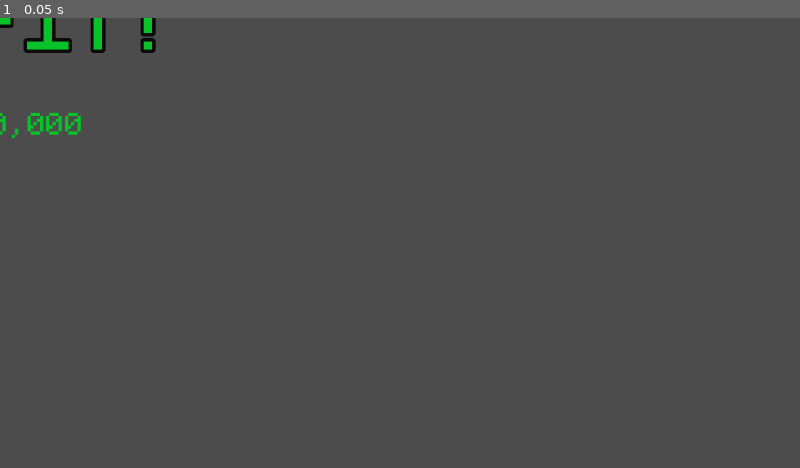
Above: before the commit, frame 1.
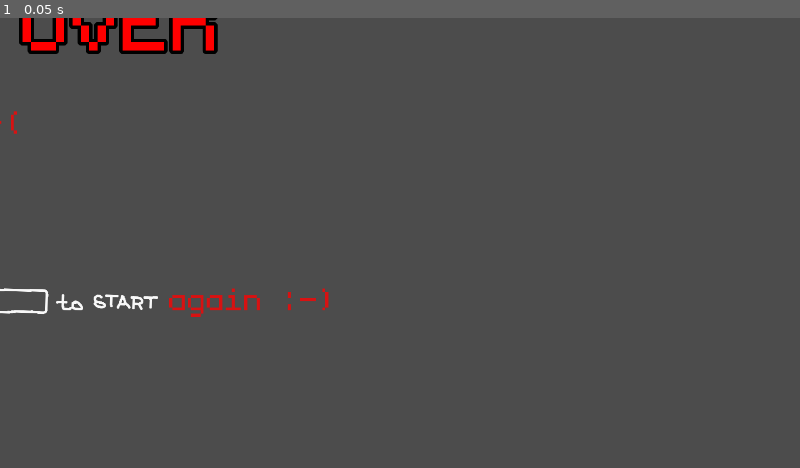
Above: after the commit, the same moment.

Repository: astanin/moonshot-express
Game: Godot game, scene res://scenes/RoundSummary.tscn
The game is run twice, just before and just after one commit, with the same random seed, the same clock (stepped at 60 frames per second) and the same inputs. This scene is started directly instead of the project's main scene.
Inputs:
- Up to frame 1 (0.05 s): no input

The runs differ from the first frame. In frame 1, 2.3% of the frame differs, in the area x 0-42%, y 0-67%.

Commit message:
add Game Over screen

Diff:
--- a/scenes/MainScene.gd
+++ b/scenes/MainScene.gd
@@ -20,6 +20,12 @@
 export var AvgLaunchCost = 800_000_000.0
 
 
+func reset_balance():
+	var balance = get_node("BalanceSheet")
+	balance.reset(StartingCash)
+	balance.visible = false
+
+
 # Called when the node enters the scene tree for the first time.
 func _ready():
 	randomize()
@@ -28,10 +34,8 @@
 	Rocket.visible = true
 	Input.set_mouse_mode(Input.MOUSE_MODE_HIDDEN)
 	get_node("tip_move_and_place").hide()
-	var balance = get_node("BalanceSheet")
-	balance.reset(StartingCash)
-	balance.visible = false
 	get_node("RoundSummary").visible = false
+	reset_balance()
 
 
 func cleanup_container(container):
@@ -45,6 +49,10 @@
 	RocketStatus = "IsLaunching"
 	if WheelVisible:
 		WheelAnimation.play("HideWheel")
+	else: # Wheel animation is still playing probably
+		WheelAnimation.stop()
+		Wheel.visible = false
+		Wheel.active = false
 	RocketAnimation.play("RocketLaunch")
 	var fx = get_node("SoundFX/RocketLaunch")
 	fx.play()
@@ -59,6 +67,7 @@
 	RocketAnimation.play("RocketLanding")
 	RocketStatus = "IsLanding"
 	get_node("SoundFX/RocketLanding").play()
+	get_node("RoundSummary").visible = false
 	RoundState = "BeginRound"
 	var balance = get_node("BalanceSheet")
 	balance.visible = true
@@ -68,14 +77,17 @@
 
 
 func _process(delta):
-	if Input.is_action_just_pressed("start") and RocketStatus == "InSpace":
+	var RoundSummary = get_node("RoundSummary")
+	if Input.is_action_just_pressed("start") and RoundSummary.visible:
+		if get_node("BalanceSheet").cash <= 0:
+			reset_balance()
+		RoundSummary.visible = false
 		land_rocket()
-	if Input.is_action_pressed("launch_rocket") and RocketStatus == "Landed":
+	elif Input.is_action_just_pressed("start") and RocketStatus == "InSpace":
+		land_rocket()
+	elif Input.is_action_pressed("launch_rocket") and RocketStatus == "Landed":
 		launch_rocket()
-	if Input.is_action_just_pressed("start") and RoundState == "RoundSummary":
-		get_node("RoundSummary").visible = false
-		land_rocket()
-	if Input.is_key_pressed(KEY_M):
+	elif Input.is_key_pressed(KEY_M):
 		var audio = get_node("Soundtrack/MainTheme")
 		if audio.is_playing():
 			if audio.get_playback_position() > 1:
@@ -177,9 +189,14 @@
 	return n_s
 
 
-func show_summary(profit, _cash):
+func show_summary(profit, cash):
 	get_node("RoundSummary").visible = true
-	if profit > 0:
+	if cash <= 0:
+		var s = format_money(profit)
+		get_node("RoundSummary/GameOver/Losses").set_text(s)
+		get_node("RoundSummary/AnimationPlayer").play("GameOver")
+		get_node("SoundFX/GameOver").play()
+	elif profit > 0:
 		var s = format_money(profit)
 		get_node("RoundSummary/Profit/Profits").set_text(s)
 		get_node("RoundSummary/AnimationPlayer").play("Profit")
@@ -202,7 +219,7 @@
 	var cash = balance.cash
 	var profit = revenue + cost # cost is negative
 	balance.reset(cash + profit)
-	show_summary(profit, cash)
+	show_summary(profit, cash + profit)
 
 
 func _on_AnimationPlayer_animation_finished(anim_name):
--- a/scenes/MainScene.tscn
+++ b/scenes/MainScene.tscn
@@ -18,18 +18,19 @@
 [ext_resource path="res://assets/sound/landing2.ogg" type="AudioStream" id=16]
 [ext_resource path="res://assets/sound/Cha_Ching_Register-Muska666-173262285.wav" type="AudioStream" id=17]
 [ext_resource path="res://assets/sound/243020__plasterbrain__game-start.wav" type="AudioStream" id=18]
-[ext_resource path="res://assets/tip_move_and_place.png" type="Texture" id=19]
-[ext_resource path="res://assets/tip_move_and_place_gamepad.png" type="Texture" id=20]
-[ext_resource path="res://scenes/Wheel.tscn" type="PackedScene" id=21]
-[ext_resource path="res://assets/tip_selection.png" type="Texture" id=22]
-[ext_resource path="res://assets/tip_select_prev_next.png" type="Texture" id=23]
-[ext_resource path="res://assets/tip_select_mini.png" type="Texture" id=24]
-[ext_resource path="res://scenes/CountdownTimer.tscn" type="PackedScene" id=25]
-[ext_resource path="res://scenes/BalanceSheet.tscn" type="PackedScene" id=26]
-[ext_resource path="res://scenes/AnimationPlayer.gd" type="Script" id=27]
-[ext_resource path="res://assets/monogram.ttf" type="DynamicFontData" id=28]
-[ext_resource path="res://scenes/RoundSummary.tscn" type="PackedScene" id=29]
-[ext_resource path="res://assets/tip_start.png" type="Texture" id=30]
+[ext_resource path="res://assets/sound/371451__cabled-mess__lose-funny-retro-video-game.wav" type="AudioStream" id=19]
+[ext_resource path="res://assets/tip_move_and_place.png" type="Texture" id=20]
+[ext_resource path="res://assets/tip_move_and_place_gamepad.png" type="Texture" id=21]
+[ext_resource path="res://scenes/Wheel.tscn" type="PackedScene" id=22]
+[ext_resource path="res://assets/tip_selection.png" type="Texture" id=23]
+[ext_resource path="res://assets/tip_select_prev_next.png" type="Texture" id=24]
+[ext_resource path="res://assets/tip_select_mini.png" type="Texture" id=25]
+[ext_resource path="res://scenes/CountdownTimer.tscn" type="PackedScene" id=26]
+[ext_resource path="res://scenes/BalanceSheet.tscn" type="PackedScene" id=27]
+[ext_resource path="res://scenes/AnimationPlayer.gd" type="Script" id=28]
+[ext_resource path="res://assets/monogram.ttf" type="DynamicFontData" id=29]
+[ext_resource path="res://scenes/RoundSummary.tscn" type="PackedScene" id=30]
+[ext_resource path="res://assets/tip_start.png" type="Texture" id=31]
 
 [sub_resource type="RectangleShape2D" id=1]
 extents = Vector2( 295.56, 201.094 )
@@ -748,6 +749,9 @@
 stream = ExtResource( 18 )
 volume_db = 10.0
 
+[node name="GameOver" type="AudioStreamPlayer" parent="SoundFX"]
+stream = ExtResource( 19 )
+
 [node name="tip_move_and_place" type="Sprite" parent="."]
 editor/display_folded = true
 visible = false
--- a/scenes/RoundSummary.tscn
+++ b/scenes/RoundSummary.tscn
@@ -1,6 +1,7 @@
-[gd_scene load_steps=6 format=2]
+[gd_scene load_steps=8 format=2]
 
 [ext_resource path="res://assets/monogram.ttf" type="DynamicFontData" id=1]
+[ext_resource path="res://assets/tip_start.png" type="Texture" id=2]
 
 [sub_resource type="DynamicFont" id=1]
 size = 320
@@ -11,6 +12,119 @@
 [sub_resource type="DynamicFont" id=2]
 size = 120
 font_data = ExtResource( 1 )
+
+[sub_resource type="Animation" id=5]
+resource_name = "GameOver"
+length = 2.0
+loop = true
+tracks/0/type = "value"
+tracks/0/path = NodePath("Loss/ResultIsLoss:custom_colors/font_color")
+tracks/0/interp = 2
+tracks/0/loop_wrap = true
+tracks/0/imported = false
+tracks/0/enabled = true
+tracks/0/keys = {
+"times": PoolRealArray( 0, 1, 2 ),
+"transitions": PoolRealArray( 1, 1, 1 ),
+"update": 0,
+"values": [ Color( 1, 0, 0, 1 ), Color( 1, 0.537255, 0, 1 ), Color( 1, 0, 0, 1 ) ]
+}
+tracks/1/type = "value"
+tracks/1/path = NodePath("Loss/ResultIsLoss:rect_scale")
+tracks/1/interp = 2
+tracks/1/loop_wrap = true
+tracks/1/imported = false
+tracks/1/enabled = true
+tracks/1/keys = {
+"times": PoolRealArray( 0, 1 ),
+"transitions": PoolRealArray( 1, 1 ),
+"update": 0,
+"values": [ Vector2( 1, 1 ), Vector2( 1.414, 1.414 ) ]
+}
+tracks/2/type = "value"
+tracks/2/path = NodePath("Loss/ResultIsLoss:rect_position")
+tracks/2/interp = 1
+tracks/2/loop_wrap = true
+tracks/2/imported = false
+tracks/2/enabled = true
+tracks/2/keys = {
+"times": PoolRealArray( 0, 2 ),
+"transitions": PoolRealArray( 1, 1 ),
+"update": 0,
+"values": [ Vector2( -421.404, -141 ), Vector2( -421.404, -141 ) ]
+}
+tracks/3/type = "value"
+tracks/3/path = NodePath("Loss/ResultIsLoss:visible")
+tracks/3/interp = 1
+tracks/3/loop_wrap = true
+tracks/3/imported = false
+tracks/3/enabled = true
+tracks/3/keys = {
+"times": PoolRealArray( 0 ),
+"transitions": PoolRealArray( 1 ),
+"update": 1,
+"values": [ true ]
+}
+tracks/4/type = "value"
+tracks/4/path = NodePath("Profit:visible")
+tracks/4/interp = 1
+tracks/4/loop_wrap = true
+tracks/4/imported = false
+tracks/4/enabled = true
+tracks/4/keys = {
+"times": PoolRealArray( 0 ),
+"transitions": PoolRealArray( 1 ),
+"update": 1,
+"values": [ false ]
+}
+tracks/5/type = "value"
+tracks/5/path = NodePath("Loss:visible")
+tracks/5/interp = 1
+tracks/5/loop_wrap = true
+tracks/5/imported = false
+tracks/5/enabled = true
+tracks/5/keys = {
+"times": PoolRealArray( 0 ),
+"transitions": PoolRealArray( 1 ),
+"update": 1,
+"values": [ false ]
+}
+tracks/6/type = "value"
+tracks/6/path = NodePath("GameOver:visible")
+tracks/6/interp = 1
+tracks/6/loop_wrap = true
+tracks/6/imported = false
+tracks/6/enabled = true
+tracks/6/keys = {
+"times": PoolRealArray( 0 ),
+"transitions": PoolRealArray( 1 ),
+"update": 1,
+"values": [ true ]
+}
+tracks/7/type = "value"
+tracks/7/path = NodePath("GameOver/GameOver:custom_colors/font_color")
+tracks/7/interp = 1
+tracks/7/loop_wrap = true
+tracks/7/imported = false
+tracks/7/enabled = true
+tracks/7/keys = {
+"times": PoolRealArray( 0, 1, 2 ),
+"transitions": PoolRealArray( 1, 1, 1 ),
+"update": 0,
+"values": [ Color( 1, 0, 0, 1 ), Color( 0.611765, 0.25098, 0.168627, 1 ), Color( 1, 0, 0, 1 ) ]
+}
+tracks/8/type = "value"
+tracks/8/path = NodePath("GameOver/GameOver:rect_scale")
+tracks/8/interp = 2
+tracks/8/loop_wrap = true
+tracks/8/imported = false
+tracks/8/enabled = true
+tracks/8/keys = {
+"times": PoolRealArray( 0, 1, 2 ),
+"transitions": PoolRealArray( 1, 1, 1 ),
+"update": 0,
+"values": [ Vector2( 1, 1 ), Vector2( 1.1, 1.1 ), Vector2( 1, 1 ) ]
+}
 
 [sub_resource type="Animation" id=3]
 resource_name = "Loss"
@@ -88,6 +202,18 @@
 "update": 1,
 "values": [ true ]
 }
+tracks/6/type = "value"
+tracks/6/path = NodePath("GameOver:visible")
+tracks/6/interp = 1
+tracks/6/loop_wrap = true
+tracks/6/imported = false
+tracks/6/enabled = true
+tracks/6/keys = {
+"times": PoolRealArray( 0 ),
+"transitions": PoolRealArray( 1 ),
+"update": 1,
+"values": [ false ]
+}
 
 [sub_resource type="Animation" id=4]
 resource_name = "Profit"
@@ -189,6 +315,18 @@
 "update": 0,
 "values": [ Vector2( 1, 1 ), Vector2( 2, 2 ), Vector2( 1, 1 ) ]
 }
+tracks/8/type = "value"
+tracks/8/path = NodePath("GameOver:visible")
+tracks/8/interp = 1
+tracks/8/loop_wrap = true
+tracks/8/imported = false
+tracks/8/enabled = true
+tracks/8/keys = {
+"times": PoolRealArray( 0 ),
+"transitions": PoolRealArray( 1 ),
+"update": 1,
+"values": [ false ]
+}
 
 [node name="RoundSummary" type="Control"]
 anchor_right = 1.0
@@ -215,16 +353,52 @@
 valign = 1
 
 [node name="Losses" type="Label" parent="Loss"]
-margin_left = -566.0
-margin_top = 200.0
-margin_right = 574.0
-margin_bottom = 315.0
+margin_left = -576.419
+margin_top = 197.395
+margin_right = 563.581
+margin_bottom = 312.395
 custom_fonts/font = SubResource( 2 )
 custom_colors/font_color = Color( 0.85098, 0.0745098, 0.0745098, 1 )
-text = "-$000,000"
+text = "-$00,000,000"
+align = 1
+
+[node name="GameOver" type="Node2D" parent="."]
+
+[node name="GameOver" type="Label" parent="GameOver"]
+margin_left = -541.225
+margin_top = -135.79
+margin_right = 538.775
+margin_bottom = 118.21
+rect_pivot_offset = Vector2( 540, 140 )
+custom_fonts/font = SubResource( 1 )
+custom_colors/font_color = Color( 1, 0, 0, 1 )
+custom_colors/font_outline_modulate = Color( 0.337255, 0.752941, 0.101961, 1 )
+text = "GAME OVER"
+align = 1
+valign = 1
+
+[node name="Losses" type="Label" parent="GameOver"]
+margin_left = -576.419
+margin_top = 197.395
+margin_right = 563.581
+margin_bottom = 312.395
+custom_fonts/font = SubResource( 2 )
+custom_colors/font_color = Color( 0.85098, 0.0745098, 0.0745098, 1 )
+text = ":-("
+align = 1
+
+[node name="again" type="Label" parent="GameOver"]
+margin_left = 411.181
+margin_top = 621.515
+margin_right = 816.181
+margin_bottom = 736.515
+custom_fonts/font = SubResource( 2 )
+custom_colors/font_color = Color( 0.85098, 0.0745098, 0.0745098, 1 )
+text = "again :-)"
 align = 1
 
 [node name="Profit" type="Node2D" parent="."]
+visible = false
 
 [node name="ResultIsProfit" type="Label" parent="Profit"]
 margin_left = -409.815
@@ -246,9 +420,15 @@
 margin_bottom = 315.0
 custom_fonts/font = SubResource( 2 )
 custom_colors/font_color = Color( 0.0313726, 0.764706, 0.160784, 1 )
-text = "+$000,000"
+text = "+$00,000,000"
 align = 1
 
 [node name="AnimationPlayer" type="AnimationPlayer" parent="."]
+anims/GameOver = SubResource( 5 )
 anims/Loss = SubResource( 3 )
 anims/Profit = SubResource( 4 )
+
+[node name="tip_start" type="Sprite" parent="."]
+position = Vector2( 42.9753, 672.027 )
+rotation = 0.0349066
+texture = ExtResource( 2 )
Not shown: 7 places in scenes/MainScene.tscn that only renumber resources
